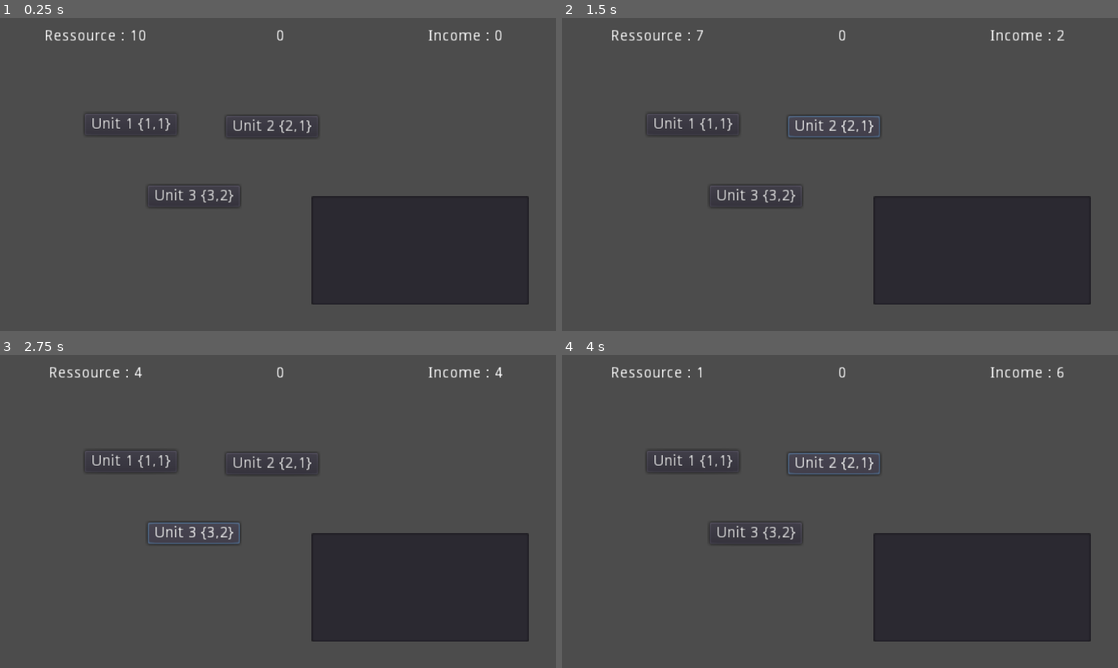
Above: before the commit, frames 1-4 (two rows, left to right).
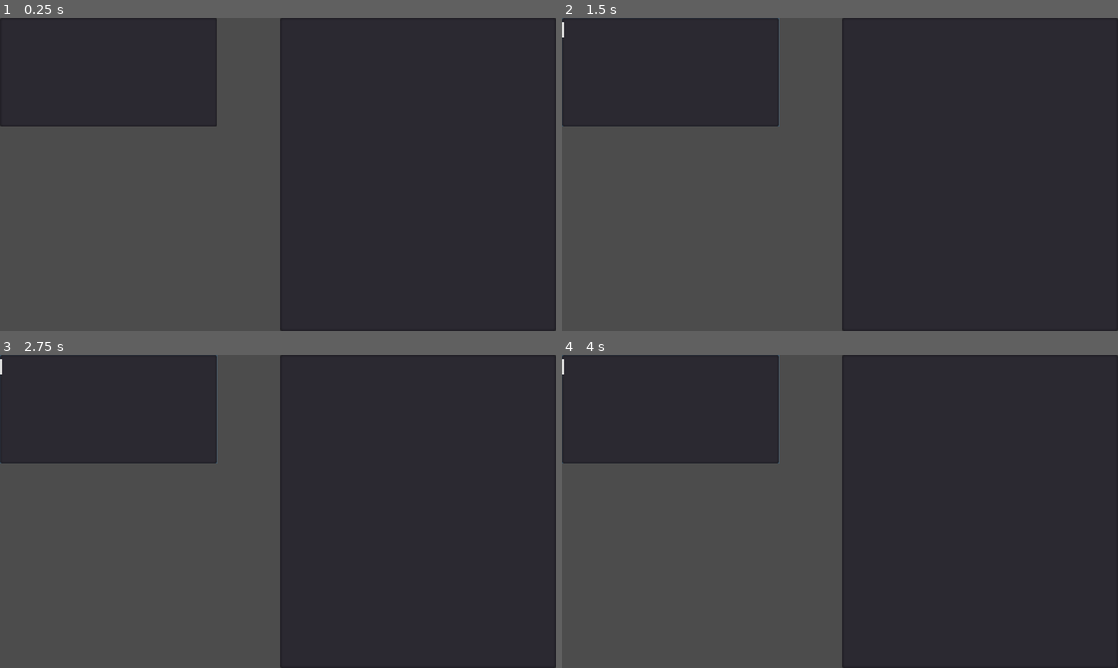
Above: after the commit, the same moments.

Repository: tducasse/poc-turn-based
Game: Godot game, scene res://Scenes/Main.tscn
Two runs of this game, one before a commit and one after it. Both use one fixed random seed, a clock stepped at 60 frames per second and the inputs below. Before the commit the project starts from res://Scenes/Sample.tscn.
Inputs (mouse positions are in pixels of both pictures, inside the frame that each line leads up to):
- Up to frame 1 (0.25 s): no input
- Up to frame 2 (1.5 s): click (689, 124) at 0.5 s, where only the run before the commit has a clickable "Unit 1 {1,1}"; click (834, 127) at 1.25 s, where only the run before the commit has a clickable "Unit 2 {2,1}"
- Up to frame 3 (2.75 s): click (194, 533) at 2 s, where only the run before the commit has a clickable "Unit 3 {3,2}"
- Up to frame 4 (4 s): click (689, 461) at 2.75 s, where only the run before the commit has a clickable "Unit 1 {1,1}"; click (834, 464) at 3.5 s, where only the run before the commit has a clickable "Unit 2 {2,1}"

The runs differ from the first frame. In frame 1, 49% of the frame differs, in the area x 0-100%, y 0-100%; in frame 2, 49%; in frame 3, 49%; in frame 4, 49%.

Commit message:
Add room loader prototype

Diff:
--- a/Scenes/EchoClient.gd
+++ b/Scenes/ClientConnect.gd
@@ -9,6 +9,7 @@
 onready var chat = $Chat
 
 signal on_start_game()
+signal add_game_room(value)
 
 func _ready():
 	# Connect base signals to get notified of connection open, close, and errors.
@@ -59,8 +60,9 @@
 	match type:
 		"new-message":
 			add_new_messages(payload)
+			add_game_room("Room 1")
 		"begin":
-			add_new_messages("Starting game")
+			add_new_message("Starting game")
 			start_game()
 		_:
 			print(type + ": not supported")
@@ -82,3 +84,7 @@
 
 func start_game():
 	emit_signal("on_start_game")
+
+
+func add_game_room(value):
+	emit_signal("add_game_room", value)
--- a/Scenes/EchoClient.tscn
+++ b/Scenes/EchoClient.tscn
@@ -1,6 +1,7 @@
 [gd_scene load_steps=2 format=2]
 
-[ext_resource path="res://Scenes/EchoClient.gd" type="Script" id=1]
+[ext_resource path="res://Scenes/ClientConnect.gd" type="Script" id=1]
+
 
 [node name="Control" type="Control"]
 margin_right = 200.0
--- /dev/null
+++ b/Scenes/Main.gd
@@ -0,0 +1,19 @@
+extends Node2D
+
+
+onready var rooms := $HBoxContainer/ItemList
+onready var clientConnect := $HBoxContainer/Control
+
+
+# Called when the node enters the scene tree for the first time.
+func _ready():
+		var _shopConnection = clientConnect.connect("add_game_room", self, "on_room_added")
+
+
+func on_room_added(value):
+	rooms.add_item(value)
+
+
+func _on_ItemList_item_activated(index):
+	print(index)
+	GameState.load_scene("res://Scenes/Sample.tscn")
--- /dev/null
+++ b/Scenes/Main.tscn
@@ -0,0 +1,30 @@
+[gd_scene load_steps=3 format=2]
+
+[ext_resource path="res://Scenes/EchoClient.tscn" type="PackedScene" id=1]
+[ext_resource path="res://Scenes/Main.gd" type="Script" id=2]
+
+[node name="Main" type="Node2D"]
+script = ExtResource( 2 )
+
+[node name="HBoxContainer" type="HBoxContainer" parent="."]
+margin_right = 512.0
+margin_bottom = 288.0
+size_flags_horizontal = 3
+size_flags_vertical = 3
+__meta__ = {
+"_edit_use_anchors_": false
+}
+
+[node name="Control" parent="HBoxContainer" instance=ExtResource( 1 )]
+margin_right = 254.0
+margin_bottom = 288.0
+size_flags_horizontal = 3
+size_flags_vertical = 3
+
+[node name="ItemList" type="ItemList" parent="HBoxContainer"]
+margin_left = 258.0
+margin_right = 512.0
+margin_bottom = 288.0
+size_flags_horizontal = 3
+size_flags_vertical = 3
+[connection signal="item_activated" from="HBoxContainer/ItemList" to="." method="_on_ItemList_item_activated"]
--- /dev/null
+++ b/Utils/GameState.gd
@@ -0,0 +1,34 @@
+extends Node
+
+var queue = preload("res://Utils/ThreadLoader.gd").new()
+var current_scene
+
+# Called when the node enters the scene tree for the first time.
+func _ready():
+	queue.start()
+	queue.queue_resource("res://Scenes/Sample.tscn", true)
+	var root = get_tree().get_root()
+	current_scene = root.get_child(root.get_child_count() -1)
+	print(current_scene.name, root.get_child_count())
+
+
+func load_scene(path: String):
+	if queue.is_ready(path):
+		goto_scene(queue.get_resource(path))
+	else:
+		update_progress(queue.get_progress(path))
+
+
+func goto_scene(scene):
+	if (current_scene.name == "Main") :
+		current_scene.hide()
+	else:
+		current_scene.queue_free()
+	current_scene = scene.instance()
+	current_scene.show()
+	get_node("/root").add_child(current_scene)
+	set_process(true)
+
+
+func update_progress(progress):
+	print(progress)
--- /dev/null
+++ b/Utils/ThreadLoader.gd
@@ -0,0 +1,145 @@
+var thread
+var mutex
+var sem
+
+var time_max = 100 # Milliseconds.
+
+var queue = []
+var pending = {}
+
+func _lock(_caller):
+	mutex.lock()
+
+
+func _unlock(_caller):
+	mutex.unlock()
+
+
+func _post(_caller):
+	sem.post()
+
+
+func _wait(_caller):
+	sem.wait()
+
+
+func queue_resource(path, p_in_front = false):
+	_lock("queue_resource")
+	if path in pending:
+		_unlock("queue_resource")
+		return
+	elif ResourceLoader.has_cached(path):
+		var res = ResourceLoader.load(path)
+		pending[path] = res
+		_unlock("queue_resource")
+		return
+	else:
+		var res = ResourceLoader.load_interactive(path)
+		res.set_meta("path", path)
+		if p_in_front:
+			queue.insert(0, res)
+		else:
+			queue.push_back(res)
+		pending[path] = res
+		_post("queue_resource")
+		_unlock("queue_resource")
+		return
+
+
+func cancel_resource(path):
+	_lock("cancel_resource")
+	if path in pending:
+		if pending[path] is ResourceInteractiveLoader:
+			queue.erase(pending[path])
+		pending.erase(path)
+	_unlock("cancel_resource")
+
+
+func get_progress(path):
+	_lock("get_progress")
+	var ret = -1
+	if path in pending:
+		if pending[path] is ResourceInteractiveLoader:
+			ret = float(pending[path].get_stage()) / float(pending[path].get_stage_count())
+		else:
+			ret = 1.0
+	_unlock("get_progress")
+	return ret
+
+
+func is_ready(path):
+	var ret
+	_lock("is_ready")
+	if path in pending:
+		ret = !(pending[path] is ResourceInteractiveLoader)
+	else:
+		ret = false
+	_unlock("is_ready")
+	return ret
+
+
+func _wait_for_resource(res, path):
+	_unlock("wait_for_resource")
+	while true:
+		VisualServer.sync()
+		OS.delay_usec(16000) # Wait approximately 1 frame.
+		_lock("wait_for_resource")
+		if queue.size() == 0 || queue[0] != res:
+			return pending[path]
+		_unlock("wait_for_resource")
+
+
+func get_resource(path):
+	_lock("get_resource")
+	if path in pending:
+		if pending[path] is ResourceInteractiveLoader:
+			var res = pending[path]
+			if res != queue[0]:
+				var pos = queue.find(res)
+				queue.remove(pos)
+				queue.insert(0, res)
+
+			res = _wait_for_resource(res, path)
+			pending.erase(path)
+			_unlock("return")
+			return res
+		else:
+			var res = pending[path]
+			pending.erase(path)
+			_unlock("return")
+			return res
+	else:
+		_unlock("return")
+		return ResourceLoader.load(path)
+
+
+func thread_process():
+	_wait("thread_process")
+	_lock("process")
+
+	while queue.size() > 0:
+		var res = queue[0]
+		_unlock("process_poll")
+		var ret = res.poll()
+		_lock("process_check_queue")
+
+		if ret == ERR_FILE_EOF || ret != OK:
+			var path = res.get_meta("path")
+			if path in pending: # Else, it was already retrieved.
+				pending[res.get_meta("path")] = res.get_resource()
+			# Something might have been put at the front of the queue while
+			# we polled, so use erase instead of remove.
+			queue.erase(res)
+	_unlock("process")
+
+
+func thread_func(_u):
+	while true:
+		thread_process()
+
+
+func start():
+	mutex = Mutex.new()
+	sem = Semaphore.new()
+	thread = Thread.new()
+	thread.start(self, "thread_func", 0)
--- a/project.godot
+++ b/project.godot
@@ -16,8 +16,12 @@
 [application]
 
 config/name="projectv3"
-run/main_scene="res://Scenes/Sample.tscn"
+run/main_scene="res://Scenes/Main.tscn"
 config/icon="res://icon.png"
+
+[autoload]
+
+GameState="*res://Utils/GameState.gd"
 
 [display]
 
